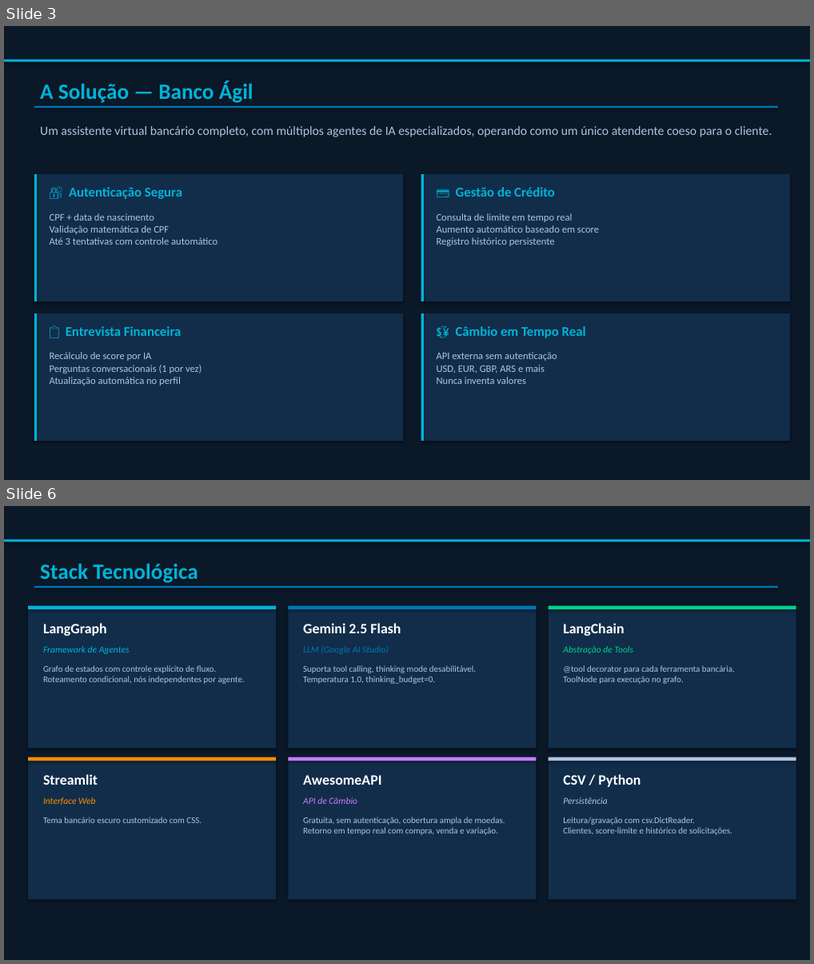
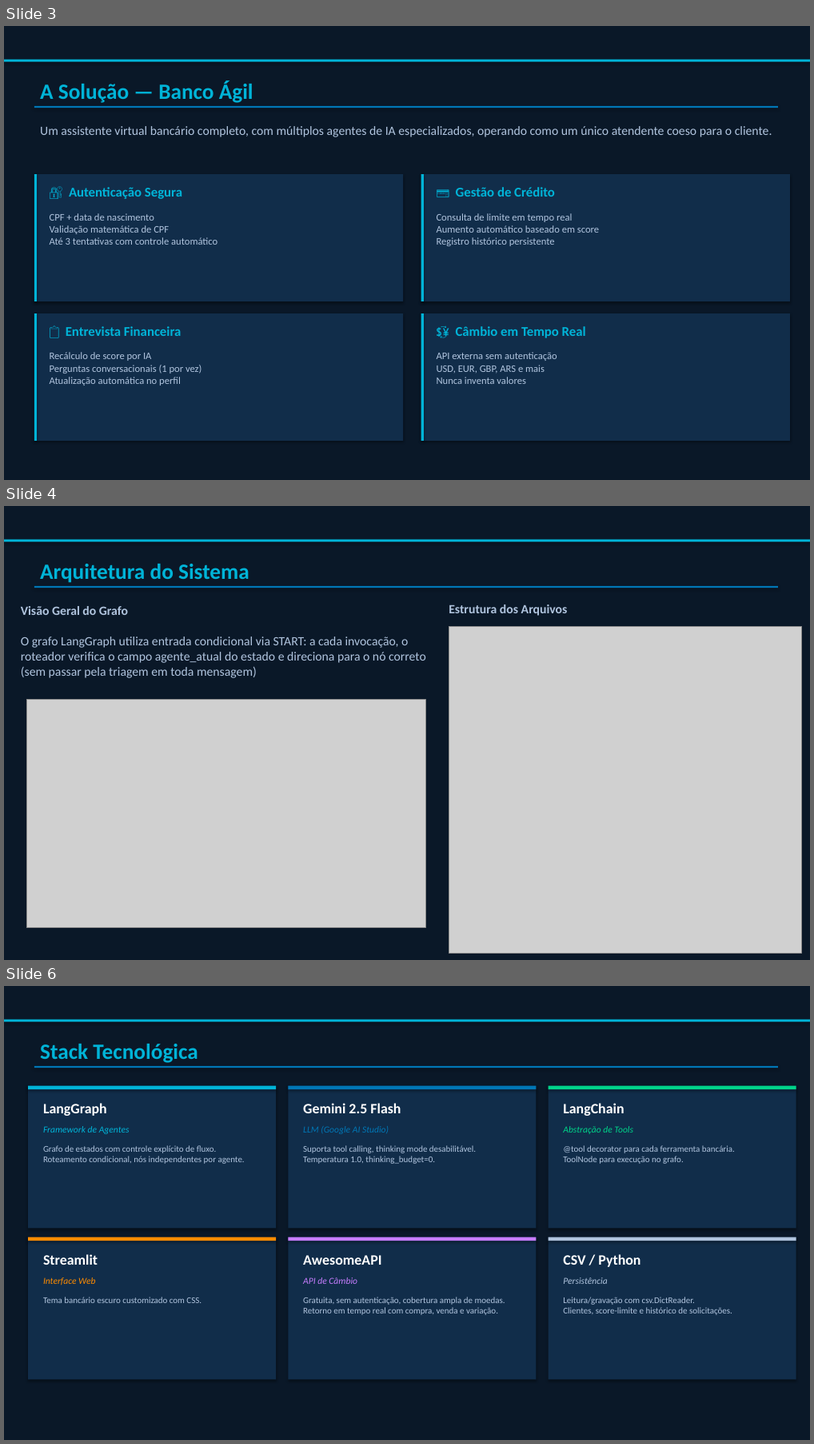
Before and after one commit to rodrigosimoescosta77/desafio-t4humans, a slide deck: Banco_Agil_Apresentacao.pptx. Shown one above the other, each under a label of ours: slides 3 and 6 before the commit, slides 3, 4 and 6 after it; the slides between them are not shown. The pictures are 814x964 and 814x1444 pixels, drawn with LibreOffice and Linux fonts; fonts in the diff are those of the drawing; grey boxes stand for pictures. Boxes give left, top, right and bottom in pixels: in the first picture for what was removed or moved away, otherwise in the second. Text is boxed around its words. In the diff, an @@ line names an element or a change of style, - is before the commit and + after.

Commit message:
docs: Atualização do Banco_Agil_Apresentacao.pptx

```diff
--- a/Banco_Agil_Apresentacao.pptx
+++ b/Banco_Agil_Apresentacao.pptx
@@ slide 4 added at (4,506,810,960), background #FFFFFF @@
@@ rectangle added at (4,506,810,960), fill #0A1828 @@
@@ rectangle added at (4,540,810,542), fill #00B4D8 @@
@@ text added at (40,564,250,583), 26 pt, text #00B4D8, bold @@
+Arquitetura do Sistema
@@ rectangle added at (34,586,778,588), fill #0077B6 @@
@@ text added at (21,606,426,678), 15 pt, text #B0C4DE @@
+Visão Geral do Grafo
+O grafo LangGraph utiliza entrada condicional via START: a cada invocação, o roteador verifica o campo agente_atual do estado e direciona para o nó correto (sem passar pela triagem em toda mensagem)
@@ text added at (449,604,568,616), 15 pt, text #B0C4DE, bold @@
+Estrutura dos Arquivos
@@ picture added at (449,626,802,952) @@
@@ picture added at (26,700,426,928) @@
```
Also in this commit, not shown: 1 slide changed, 1 slide removed.
